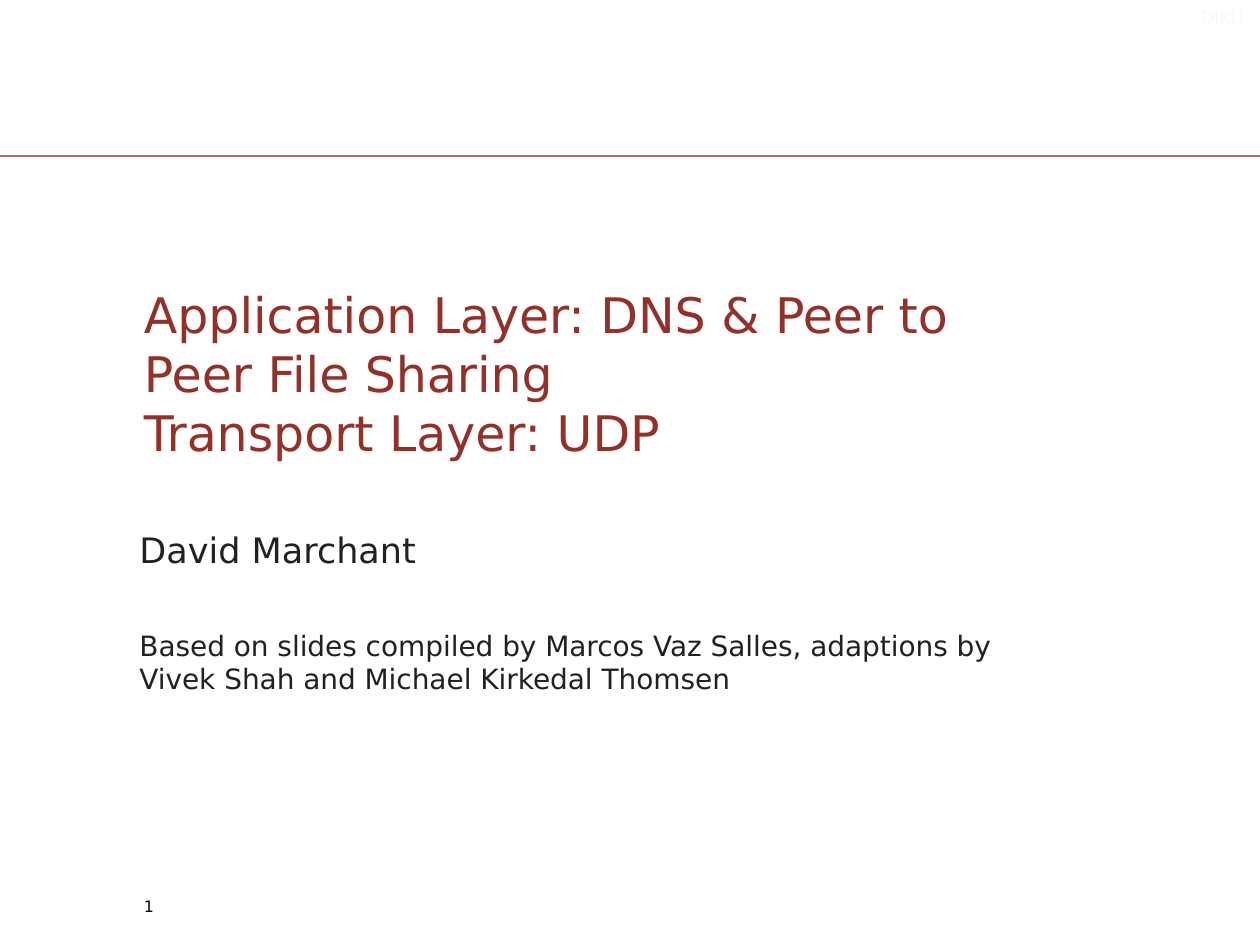
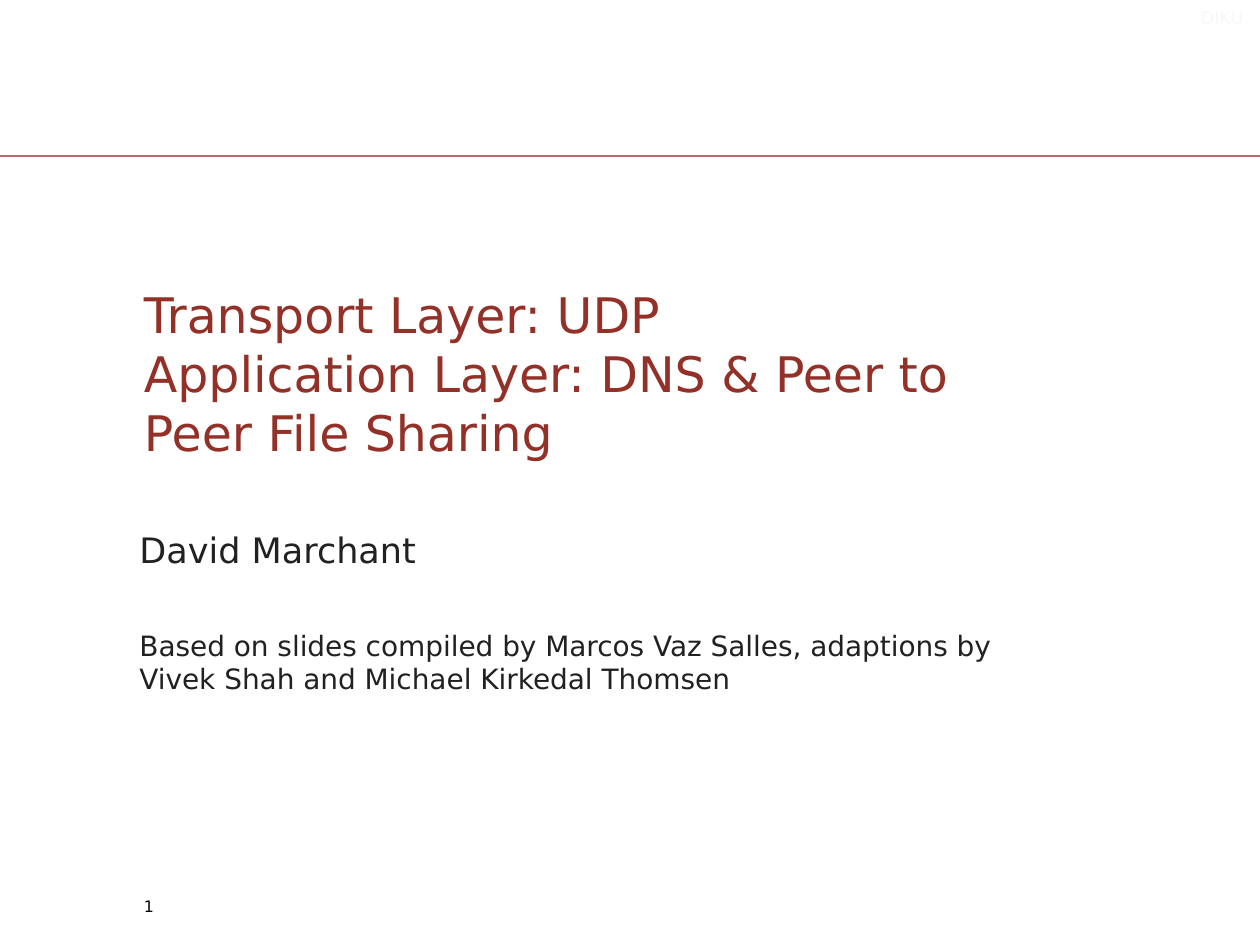
Before and after one commit to diku-compSys/compSys-e2023-pub, a slide deck: slide 1 of lectures/23-11-06_dns_peer_to_peer_and_udp/slides.odp. Drawn at 1260x945 pixels with LibreOffice and Linux fonts; fonts in the diff are those of the drawing; background and template pictures are left out. Boxes give left, top, right and bottom in pixels: in the first picture for what was removed or moved away, otherwise in the second. Text is boxed around its words. In the diff, an @@ line names an element or a change of style, - is before the commit and + after.

```diff
--- a/lectures/23-11-06_dns_peer_to_peer_and_udp/slides.odp
+++ b/lectures/23-11-06_dns_peer_to_peer_and_udp/slides.odp
@@ title at (144,297,948,461): text changed @@
-Application Layer: DNS & Peer to Peer File Sharing
-Transport Layer: UDP
+Transport Layer: UDP
+Application Layer: DNS & Peer to Peer File Sharing
```
Also in this commit, not shown: 2 other slides changed, 1 slide removed, 5 other files.
